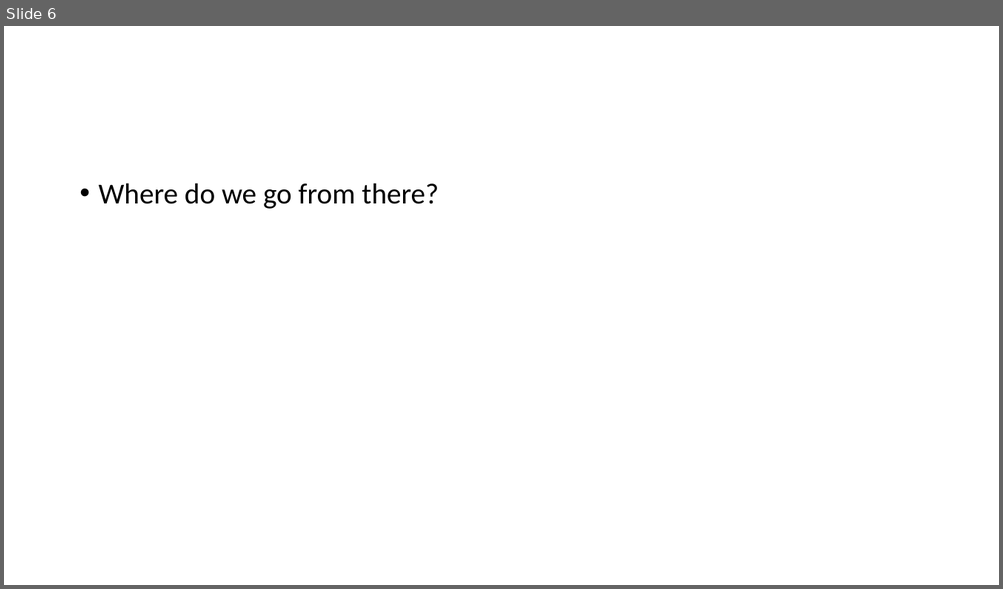
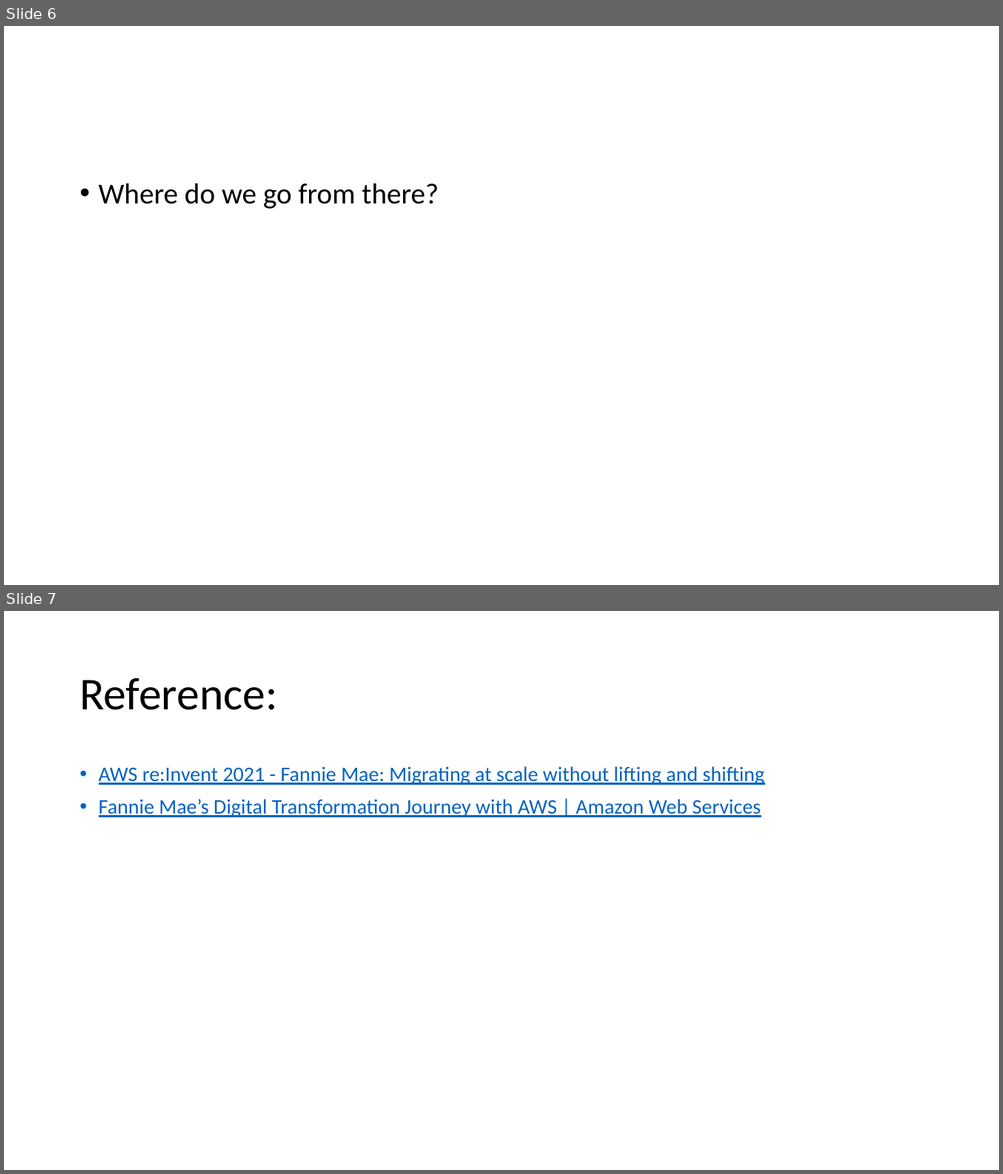
Before and after one commit to wx2123/WSDS-2026-OH, a slide deck: 2026 WSDS - Wujian Xue.pptx. Shown one above the other, each under a label of ours: slide 6 before the commit, slides 6 and 7 after it. The pictures are 1003x589 and 1003x1174 pixels, drawn with LibreOffice and Linux fonts; fonts in the diff are those of the drawing. Boxes give left, top, right and bottom in pixels: in the first picture for what was removed or moved away, otherwise in the second. Text is boxed around its words. In the diff, an @@ line names an element or a change of style, - is before the commit and + after.

```diff
--- a/2026 WSDS - Wujian Xue.pptx
+++ b/2026 WSDS - Wujian Xue.pptx
@@ slide 7 added at (4, 611, 999, 1170), background #FFFFFF @@
@@ title added at (79, 678, 277, 710), 44 pt, text #000000 @@
+Reference:
@@ text added at (99, 766, 765, 817), 20 pt, text #0563C1, underline @@
+• AWS re:Invent 2021 - Fannie Mae: Migrating at scale without lifting and shifting
+• Fannie Mae’s Digital Transformation Journey with AWS | Amazon Web Services
```
Also in this commit, not shown: 2 slides changed, 1 other slide added, 1 other file.
